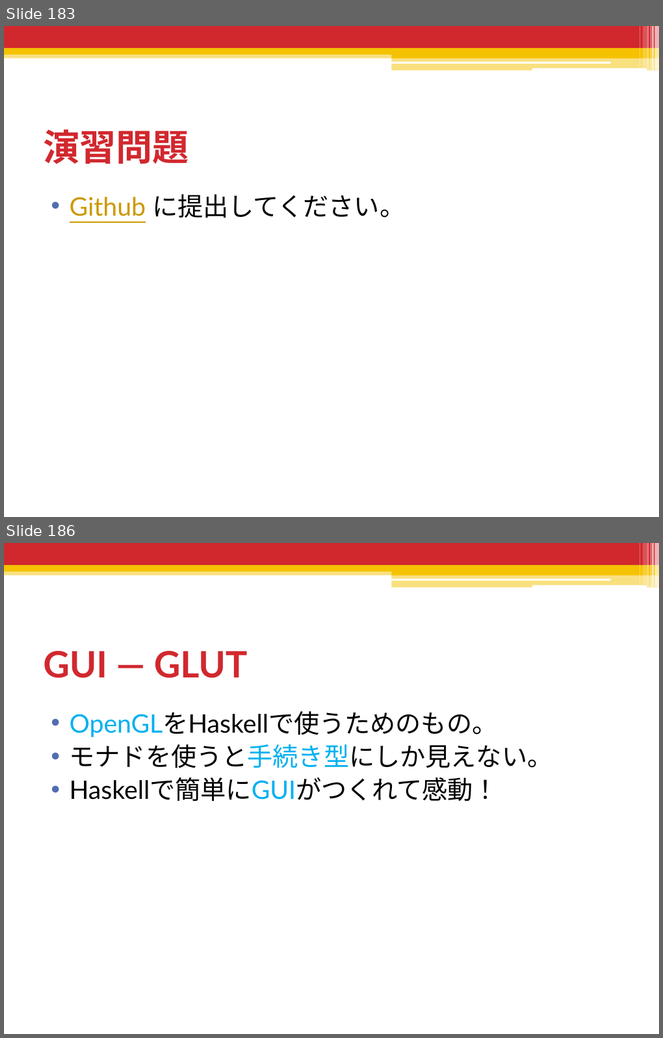
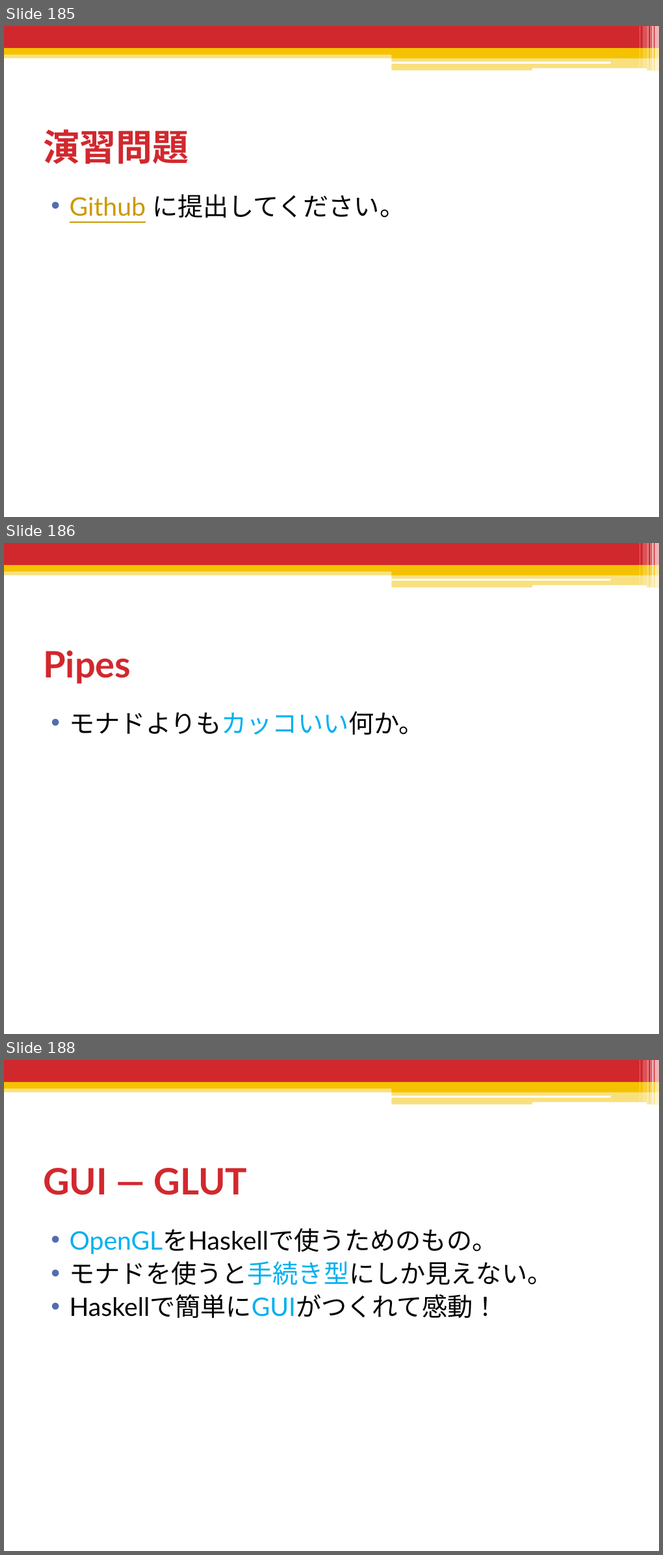
Before and after one commit to shiatsumat/HaskellLecture, a slide deck: 2_monad/slides/2_monad.pptx. Shown one above the other, each under a label of ours: slides 183 and 186 before the commit, slides 185, 186 and 188 after it; the slides between them are not shown. The pictures are 663x1038 and 663x1555 pixels, drawn with LibreOffice and Linux fonts; fonts in the diff are those of the drawing. Boxes give left, top, right and bottom in pixels: in the first picture for what was removed or moved away, otherwise in the second. Text is boxed around its words. In the diff, an @@ line names an element or a change of style, - is before the commit and + after.

```diff
--- a/2_monad/slides/2_monad.pptx
+++ b/2_monad/slides/2_monad.pptx
@@ slide 186 added at box(4, 543, 659, 1034), background #FFFFFF; not listed: 13 template elements that a slide beside it also shows @@
@@ title added at box(43, 650, 131, 684), 40 pt, text #D1282E, bold @@
+Pipes
@@ text added at box(70, 711, 425, 735), 28 pt, text #000000 @@
+• モナドよりもカッコいい何か。
@@ what was slide 183 is now slide 185 @@
@@ what was slide 186 is now slide 188 @@
```
Also in this commit, not shown: 2 slides changed, 4 other slides added, 3 slides removed, 3 other files.
